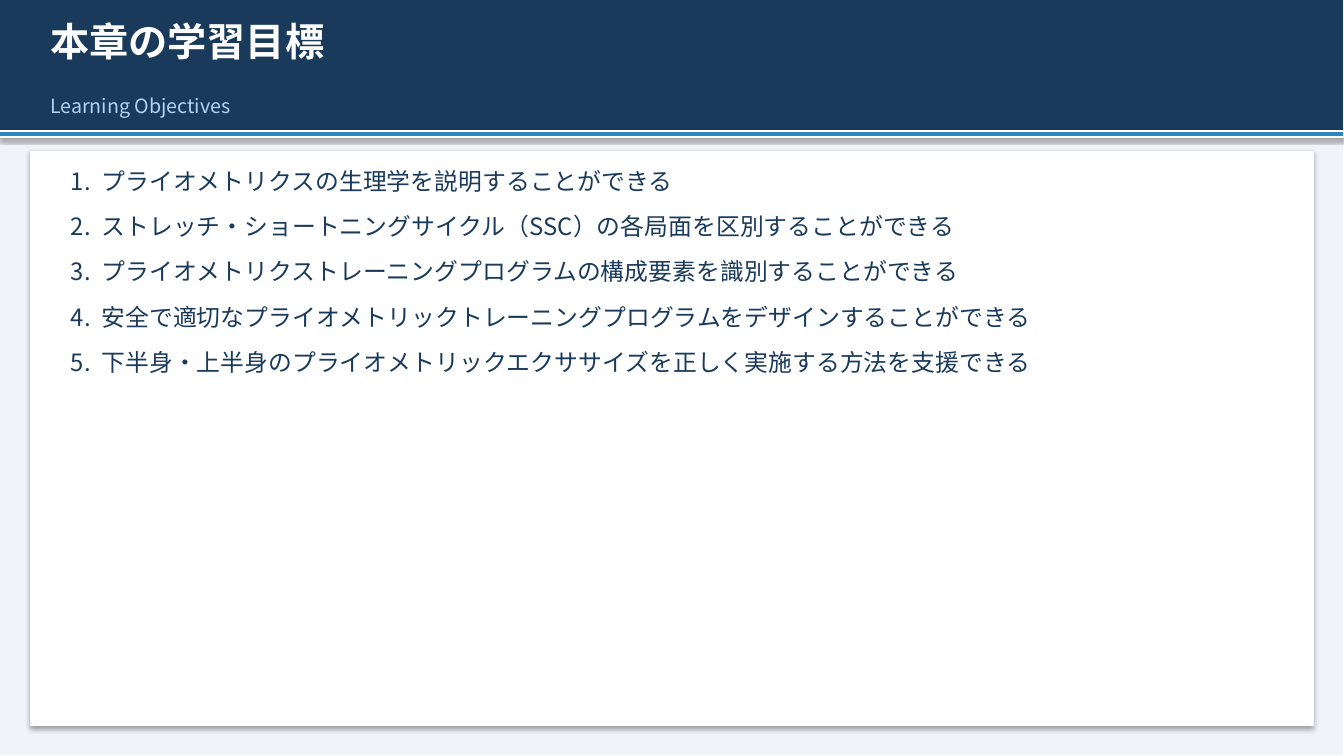
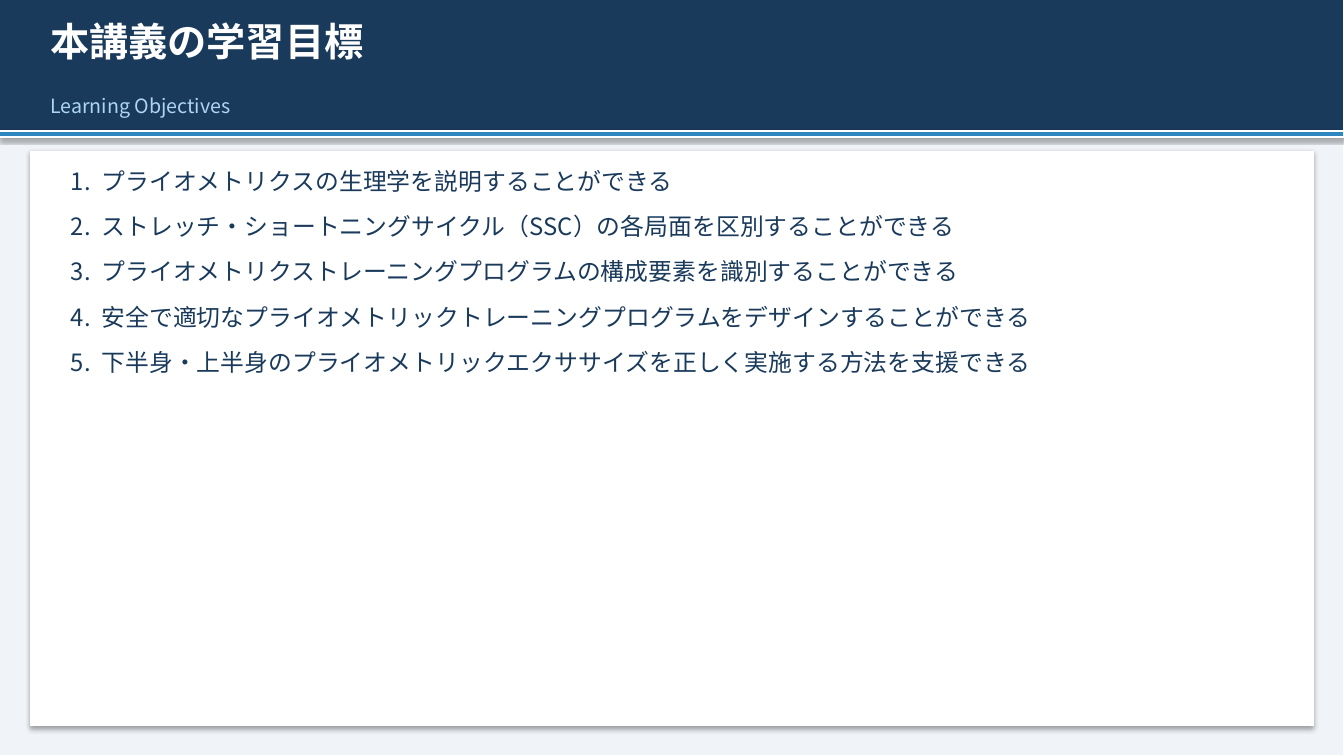
Before and after one commit to nagata2004-hub/sports-trainer-site, a slide deck: slide 2 of plyometrics/⑤プライオメトリクス講義スライド.pptx. Drawn at 1344x756 pixels with LibreOffice and Linux fonts; fonts in the diff are those of the drawing. Boxes give left, top, right and bottom in pixels: in the first picture for what was removed or moved away, otherwise in the second. Text is boxed around its words. In the diff, an @@ line names an element or a change of style, - is before the commit and + after.

```diff
--- a/plyometrics/⑤プライオメトリクス講義スライド.pptx
+++ b/plyometrics/⑤プライオメトリクス講義スライド.pptx
@@ text at (50, 22, 363, 60): text changed @@
-本章の学習目標
+本講義の学習目標
```
Also in this commit, not shown: 1 other slide changed, 7 other files.
